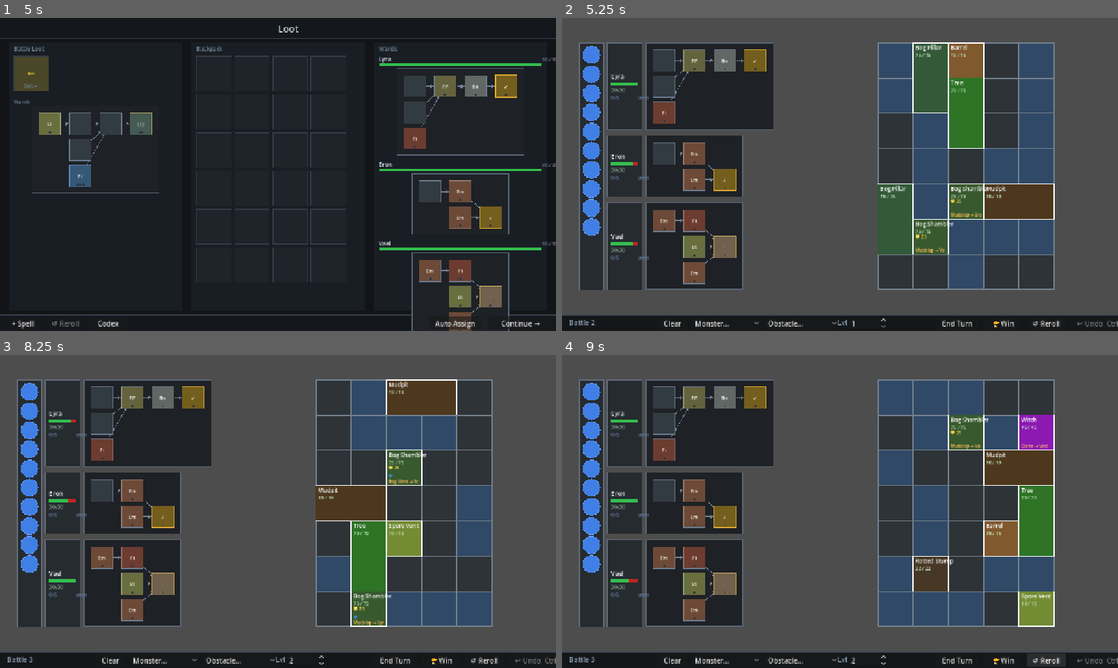
Above: before the commit, frames 1-4 (two rows, left to right).
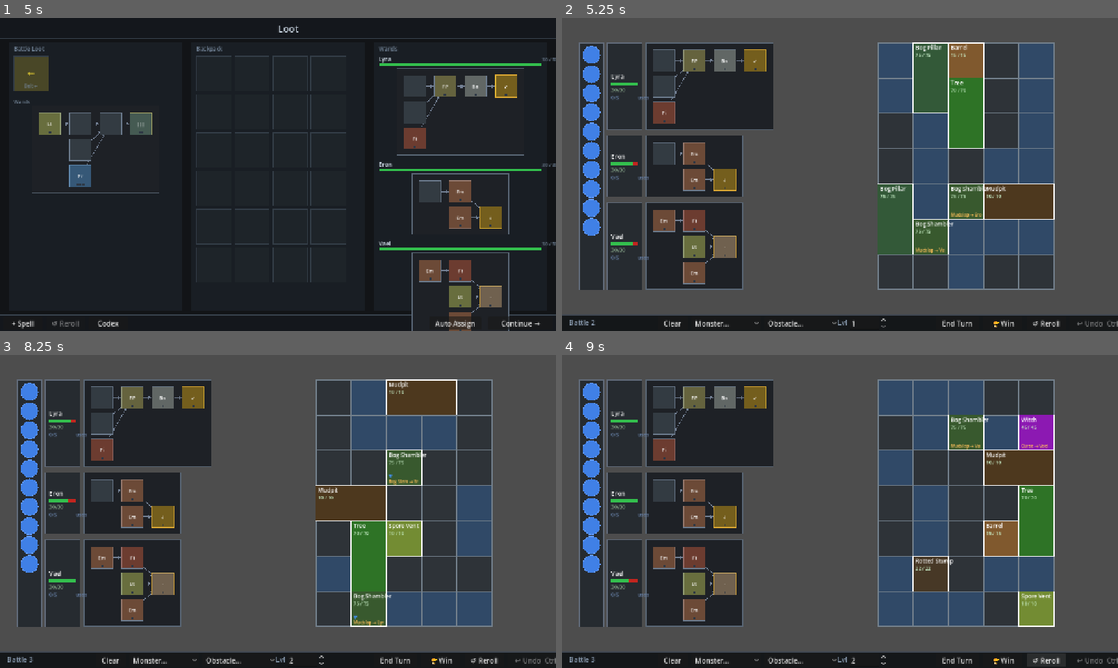
Above: after the commit, the same moments.

Repository: MoYapro/magic-monster-battle
Game: Godot game, scene res://scenes/battle/battle_scene.tscn
The game is run twice, just before and just after one commit, with the same random seed, the same clock (stepped at 60 frames per second) and the same inputs. This scene is started directly instead of the project's main scene.
Inputs (mouse positions are in pixels of both pictures, inside the frame that each line leads up to):
- Up to frame 1 (5 s): click "Clear" at 0.5 s; click "Monster..." at 1.25 s; click "Obstacle..." at 2 s; click "End Turn" at 2.75 s; click "Heal All ♥" at 3.5 s; tap Enter at 4.25 s; move the mouse to (250, 237) at 4.27 s; tap Z at 4.35 s; click (250, 237) at 4.42 s
- Up to frame 2 (5.25 s): click "Continue →" at 5 s
- Up to frame 3 (8.25 s): click "🏆 Win" at 5.75 s; click "Heal All ♥" at 6.5 s; tap Space at 7.25 s; drag from (444, 558) to (250, 574) at 7.27 s; click "Continue →" at 8 s
- Up to frame 4 (9 s): click "↺ Reroll" at 8.75 s

Frame 1 is identical in both runs. In frame 2, less than 0.1% of the frame differs, in the area x 63-72%, y 57-71%; in frame 3, less than 0.1%; in frame 4, less than 0.1%.

Commit message:
fix armor

Diff:
--- a/scripts/battle/monsters/bog_shambler.gd
+++ b/scripts/battle/monsters/bog_shambler.gd
@@ -5,7 +5,7 @@
 	description = "A rotting swamp creature that entangles and slows enemies in thick mud."
 	main_role = MonsterRole.Type.CROWD_CONTROLLER
 	difficulty_rating = 26
-	traits = [MonsterTraitWetHealing.new(15), MonsterTraitArmor.new(25)]
+	traits = [MonsterTraitWetHealing.new(15)]
 	drop_pool = [SpellVenom.create(), SpellFrost.create()]
 	action_pool = [
 		MonsterActionAttack.new("Mudslap", 6),
--- a/scripts/battle/monsters/cursed_knight.gd
+++ b/scripts/battle/monsters/cursed_knight.gd
@@ -11,5 +11,5 @@
 	action_pool = [
 		MonsterActionAttack.new("Curse Strike", 14),
 		MonsterActionAttack.new("Dark Slash", 12),
-		MonsterActionHeal.new("Dark Mend", 25),
+		MonsterActionAttack.new("Shadow Bolt", 16),
 	]
--- a/scripts/battle/monsters/fallen_paladin.gd
+++ b/scripts/battle/monsters/fallen_paladin.gd
@@ -11,5 +11,5 @@
 	drop_pool = [SpellShield.create(), SpellAmplify.create()]
 	action_pool = [
 		MonsterActionAttack.new("Smite", 16),
-		MonsterActionHeal.new("Divine Guard", 35),
+		MonsterActionAttack.new("Holy Charge", 20),
 	]
--- a/scripts/battle/monsters/shield_ogre.gd
+++ b/scripts/battle/monsters/shield_ogre.gd
@@ -10,5 +10,5 @@
 	drop_pool = [SpellShield.create(), SpellEmber.create()]
 	action_pool = [
 		MonsterActionAttack.new("Punch", 14),
-		MonsterActionHeal.new("Shield Up", 45),
+		MonsterActionAttack.new("Ogre Slam", 18),
 	]
--- a/scripts/battle/monsters/stone_giant.gd
+++ b/scripts/battle/monsters/stone_giant.gd
@@ -12,5 +12,5 @@
 	action_pool = [
 		MonsterActionAttack.new("Crush", 28),
 		MonsterActionAttack.new("Boulder Throw", 20),
-		MonsterActionHeal.new("Mend Stone", 60),
+		MonsterActionAttack.new("Ground Slam", 35),
 	]
